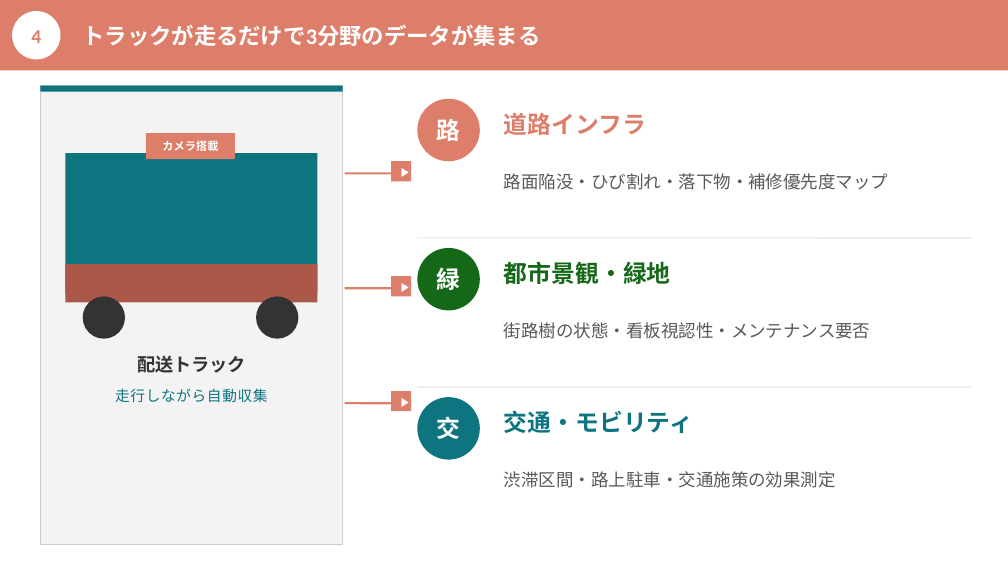
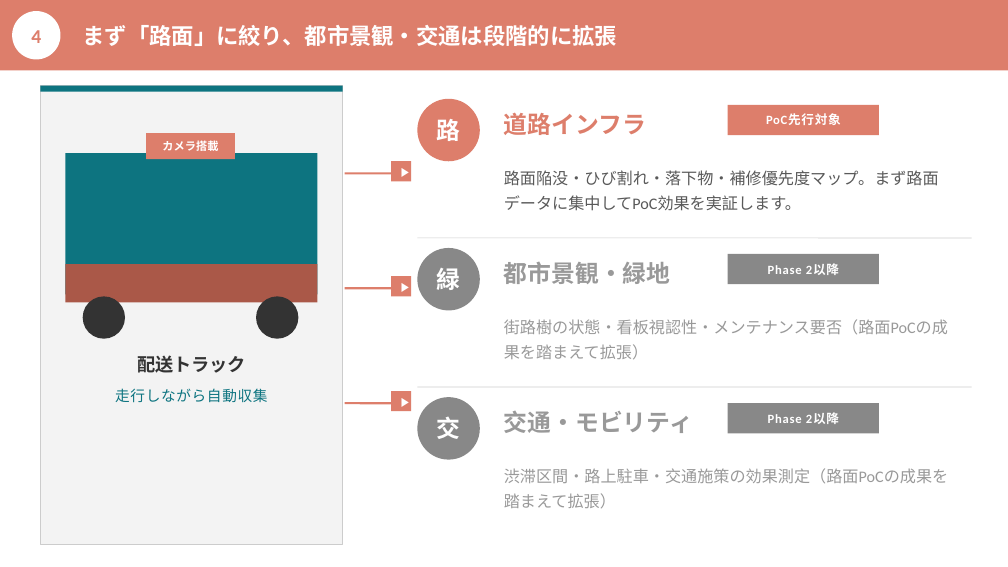
Before and after one commit to monomapblog-ui/sacure, a slide deck: slide 6 of 川崎市_統合提案資料_v2.pptx. Drawn at 1008x567 pixels with LibreOffice and Linux fonts; fonts in the diff are those of the drawing. Boxes give left, top, right and bottom in pixels: in the first picture for what was removed or moved away, otherwise in the second. Text is boxed around its words. In the diff, an @@ line names an element or a change of style, - is before the commit and + after.

```diff
--- a/川崎市_統合提案資料_v2.pptx
+++ b/川崎市_統合提案資料_v2.pptx
@@ text at [82, 25, 617, 46]: text changed @@
-トラックが走るだけで3分野のデータが集まる
+まず「路面」に絞り、都市景観・交通は段階的に拡張
@@ rectangle added at [728, 105, 879, 135], fill #DD7E6B @@
@@ text added at [766, 114, 841, 125], 9 pt, text #FFFFFF, bold @@
+PoC先行対象
@@ text at [504, 170, 939, 211]: text changed; size 12.5 to 11.5 pt @@
-路面陥没・ひび割れ・落下物・補修優先度マップ
+路面陥没・ひび割れ・落下物・補修優先度マップ。まず路面データに集中してPoC効果を実証します。
@@ ellipse at [417, 248, 480, 310]: fill #156818 to #888888 @@
@@ text "都市景観・緑地" at [504, 262, 671, 284]: text colour #156818 to #999999 @@
@@ rectangle added at [728, 254, 879, 284], fill #888888 @@
@@ text added at [768, 263, 839, 275], 9 pt, text #FFFFFF, bold @@
+Phase 2以降
@@ text at [504, 319, 948, 334]: text changed; size 12.5 to 11.5 pt; text colour #595959 to #999999 @@
-街路樹の状態・看板視認性・メンテナンス要否
+街路樹の状態・看板視認性・メンテナンス要否（路面PoCの成果を踏まえて拡張）
@@ ellipse at [417, 397, 480, 460]: fill #0D7480 to #888888 @@
@@ text "交通・モビリティ" at [504, 411, 693, 433]: text colour #0D7480 to #999999 @@
@@ rectangle added at [728, 403, 879, 433], fill #888888 @@
@@ text added at [768, 412, 839, 424], 9 pt, text #FFFFFF, bold @@
+Phase 2以降
@@ text at [504, 468, 948, 483]: text changed; size 12.5 to 11.5 pt; text colour #595959 to #999999 @@
-渋滞区間・路上駐車・交通施策の効果測定
+渋滞区間・路上駐車・交通施策の効果測定（路面PoCの成果を踏まえて拡張）
```
Also in this commit, not shown: 1 other slide changed, 2 other files.
